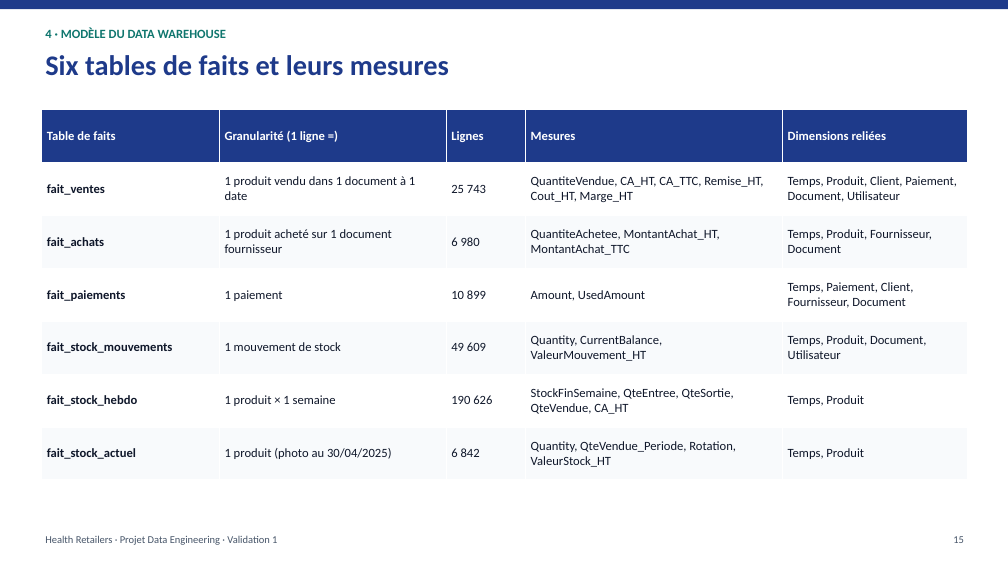
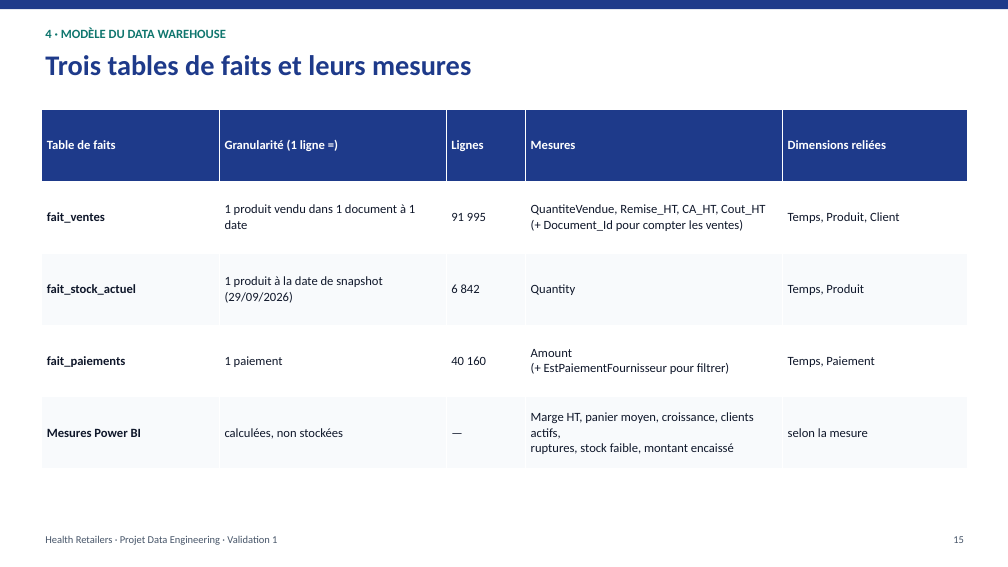
Before and after one commit to Youssef-ben-ali/DataWarehouseProject_3AI4, a slide deck: slide 15 of Presentation_Validation1_HealthRetailers.pptx. Drawn at 1008x567 pixels with LibreOffice and Linux fonts; fonts in the diff are those of the drawing. Boxes give left, top, right and bottom in pixels: in the first picture for what was removed or moved away, otherwise in the second. Text is boxed around its words. In the diff, an @@ line names an element or a change of style, - is before the commit and + after.

```diff
--- a/Presentation_Validation1_HealthRetailers.pptx
+++ b/Presentation_Validation1_HealthRetailers.pptx
@@ text at (x1=45, y1=55, x2=471, y2=76): text changed @@
-Six tables de faits et leurs mesures
+Trois tables de faits et leurs mesures
@@ table at (x1=42, y1=110, x2=968, y2=469) @@
-row 2: fait_ventes | 1 produit vendu dans 1 document à 1 date | 25 743 | QuantiteVendue, CA_HT, CA_TTC, Remise_HT, Cout_HT, Marge_HT | Temps, Produit, Client, Paiement, Document, Utilisateur
-row 3: fait_achats | 1 produit acheté sur 1 document fournisseur | 6 980 | QuantiteAchetee, MontantAchat_HT, MontantAchat_TTC | Temps, Produit, Fournisseur, Document
-row 4: fait_paiements | 1 paiement | 10 899 | Amount, UsedAmount | Temps, Paiement, Client, Fournisseur, Document
-row 5: fait_stock_mouvements | 1 mouvement de stock | 49 609 | Quantity, CurrentBalance, ValeurMouvement_HT | Temps, Produit, Document, Utilisateur
-row 6: fait_stock_hebdo | 1 produit × 1 semaine | 190 626 | StockFinSemaine, QteEntree, QteSortie, QteVendue, CA_HT | Temps, Produit
-row 7: fait_stock_actuel | 1 produit (photo au 30/04/2025) | 6 842 | Quantity, QteVendue_Periode, Rotation, ValeurStock_HT | Temps, Produit
+row 2: fait_ventes | 1 produit vendu dans 1 document à 1 date | 91 995 | QuantiteVendue, Remise_HT, CA_HT, Cout_HT / (+ Document_Id pour compter les ventes) | Temps, Produit, Client
+row 3: fait_stock_actuel | 1 produit à la date de snapshot (29/09/2026) | 6 842 | Quantity | Temps, Produit
+row 4: fait_paiements | 1 paiement | 40 160 | Amount / (+ EstPaiementFournisseur pour filtrer) | Temps, Paiement
+row 5: Mesures Power BI | calculées, non stockées | — | Marge HT, panier moyen, croissance, clients actifs, / ruptures, stock faible, montant encaissé | selon la mesure
```
Also in this commit, not shown: 15 other slides changed, 1 other file.
